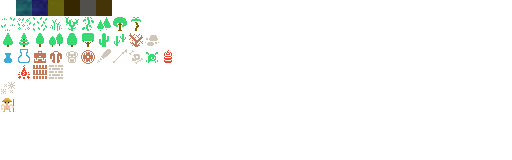
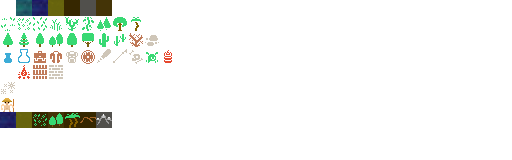
The second 512 × 160 image is a revision of the first. Changes to its layers:
painted on "Arrière-plan" over [0, 112, 112, 128]
